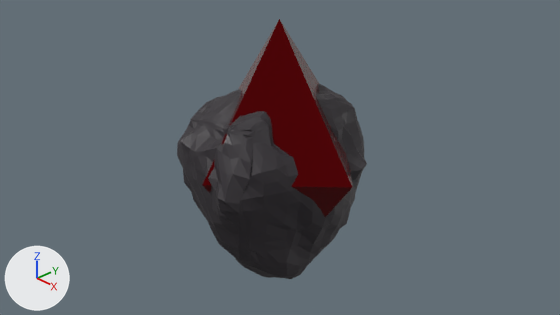
The Blender file Tower Defence/Assets/Prefabs/firstEnemy.blend as it was, and as the next commit left it.
Before and after are seen from the file's camera 'Camera'. The lights are fixed; the arrows at lower left show +X, +Y and +Z.

The scene before the commit, as lines of its bpy script (objects in view):
```python
mat_material_001 = principled_material('Material.001')
mat_material_001.base_color = (0.0882, 0.00196, 0.00287)  # dark red #540609
mat_material_001.roughness = 0.2
mat_material_001.specular_ior_level = 0.8
mat_material_001.specular_tint = (0.0882, 0.00196, 0.00287)  # dark red #540609
mat_material_002 = principled_material('Material.002')
mat_material_002.base_color = (0.0298, 0.0249, 0.0306)  # black #302c31
me_cube_001 = bpy.data.meshes.new('Cube.001')
me_cube_001.from_pydata([(0.0, 0.0, -2.0), (0.0, 0.0, 2.0), (-1.0, -1.0, 0.0), (-1.0, 1.0, 0.0), (1.0, 1.0, 0.0), (1.0, -1.0, 0.0)], [], [(2, 0, 3), (0, 5, 4), (2, 5, 0), (4, 3, 0), (5, 1, 4), (3, 4, 1), (2, 3, 1), (2, 1, 5)])
me_cube_001.materials.append(mat_material_001)  # dark red #540609
me_cube_002 = bpy.data.meshes.new('Cube.002')
me_cube_002.from_pydata(...)  # 1538 vertices, 1536 faces; spans x -0.84..1.31, y -0.94..0.97, z -1.04..1.0
me_cube_002.materials.append(mat_material_002)  # black #302c31
ob_cube = bpy.data.objects.new('Cube', me_cube_001)
ob_cube.location = (0.0, 0.0, 0.0)
ob_cube.rotation_euler = (0.0, 0.0, 0.785)  # degrees (0, 0, 45)
ob_cube_001 = bpy.data.objects.new('Cube.001', me_cube_002)
ob_cube_001.location = (-0.368, 0.0, -0.459)
ob_cube_001.scale = (1.1, 1.5, 1.5)
```
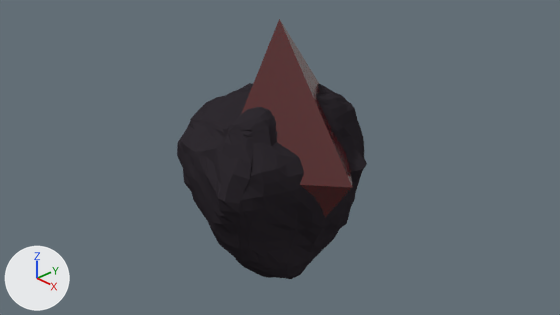
Commit message: Changed enemy model

Pixel boxes (x1, y1, x2, y2) of what changed, in the pictures (560 x 315 px):
```json
{"object": "Cube.001", "change": "surface changed", "before": [177, 83, 367, 279], "after": [177, 83, 367, 279]}
{"object": "Cube", "change": "surface changed, reshaped", "before": [202, 19, 352, 217], "after": [241, 19, 352, 217]}
```

Edits to the scene script, one JSON object a line:
```json
{"op": "remove", "block": "mat_material_001", "code": "mat_material_001.specular_tint = (0.0882, 0.00196, 0.00287)  # dark red #540609"}
{"op": "add", "block": "mat_material_002", "code": "mat_material_002.specular_ior_level = 0.0"}
{"block": "me_cube_001", "where": "me_cube_001.from_pydata(...)  # 6 vertices, 8 faces; spans x -1.0..1.0, y -1.0..1.0, z -2.0..2.0"}
{"block": "me_cube_001", "where": "# used by ob_cube; location = (0.0, 0.0, 0.0); rotation_euler = (0.0, 0.0, 0.785), in degrees (0, 0, 45)"}
{"block": "me_cube_001", "change": "me_cube_001 part 1"}
{"op": "set", "path": "me_cube_001.vertices[2].co", "old": "(-1.0, -1.0, 0.0)", "new": "(-0.85, -0.85, 0.0)", "note": "pixel (202, 185) -> not seen"}
{"op": "set", "path": "me_cube_001.vertices[3].co", "old": "(-1.0, 1.0, 0.0)", "new": "(-0.7, 0.72, 0.0)"}
```
